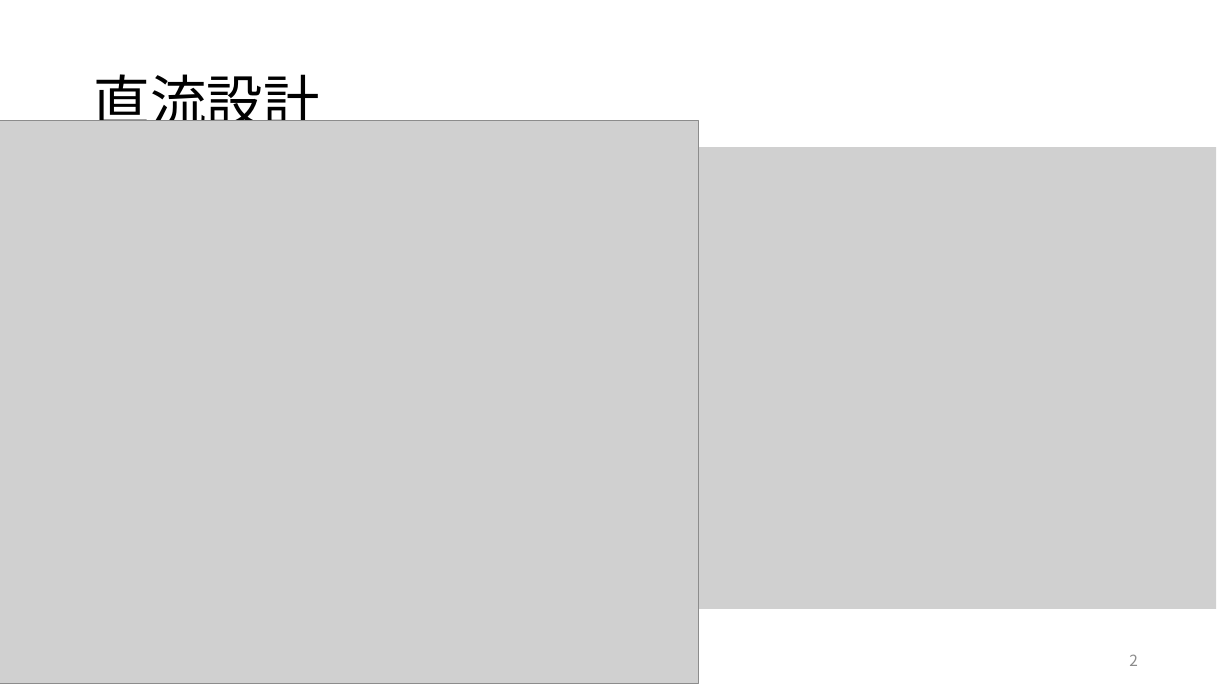
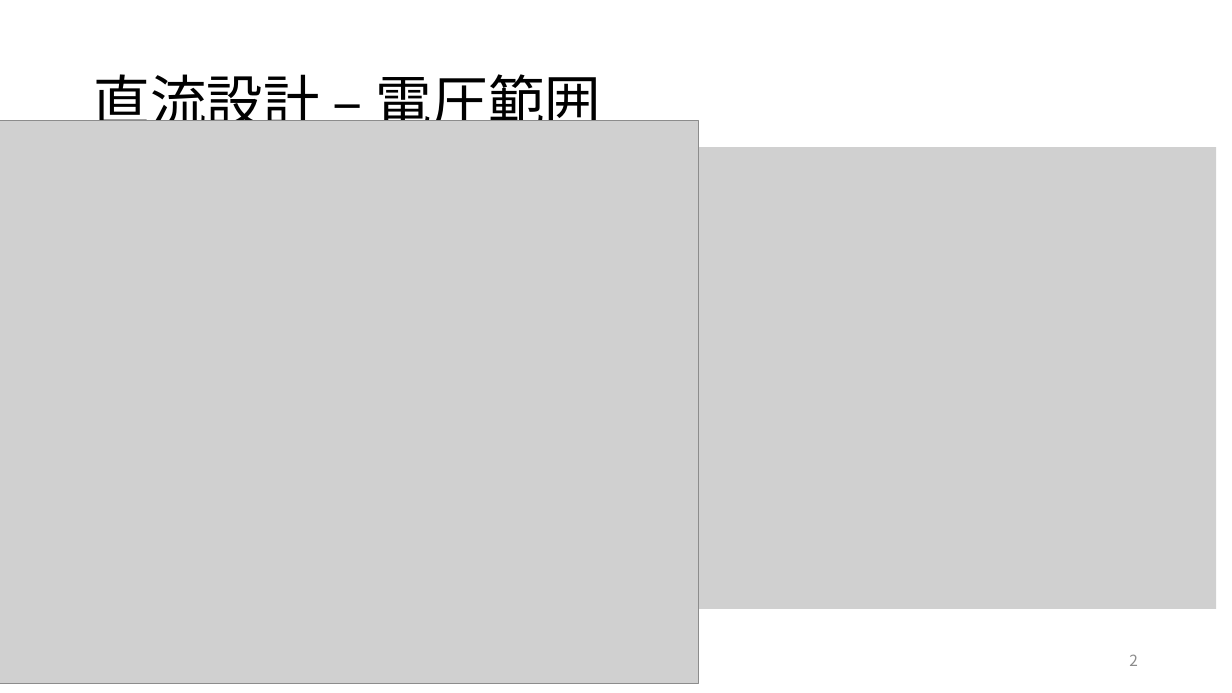
Before and after one commit to kjm-desktop10400/reserch, a slide deck: slide 2 of folded_gilbert/20230703/進捗報告 ギルバートセルの設計.pptx. Drawn at 1232x693 pixels with LibreOffice and Linux fonts; fonts in the diff are those of the drawing; grey boxes stand for pictures. Boxes give left, top, right and bottom in pixels: in the first picture for what was removed or moved away, otherwise in the second. Text is boxed around its words. In the diff, an @@ line names an element or a change of style, - is before the commit and + after.

```diff
--- a/folded_gilbert/20230703/進捗報告 ギルバートセルの設計.pptx
+++ b/folded_gilbert/20230703/進捗報告 ギルバートセルの設計.pptx
@@ title at box(94, 74, 602, 137): text changed @@
-直流設計
+直流設計 – 電圧範囲
```
Also in this commit, not shown: 9 other slides changed, 3 slides added.
